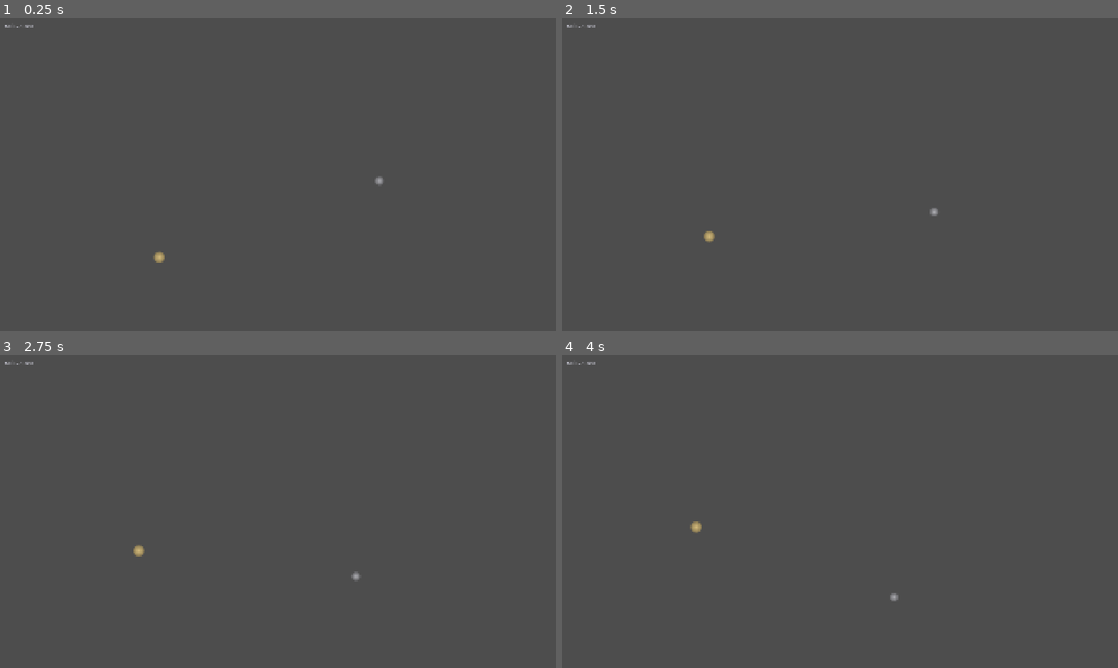
Above: before the commit, frames 1-4 (two rows, left to right).
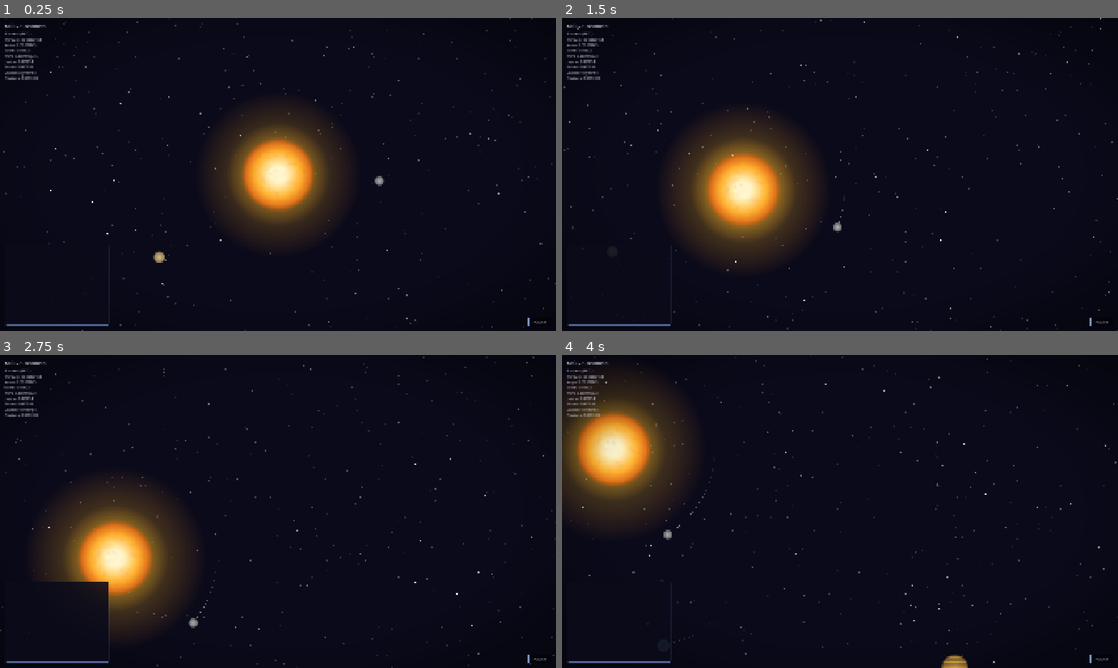
Above: after the commit, the same moments.

Repository: avantgardian/godot-space-idle
Game: Godot game, scene res://scenes/main.tscn
The game is run twice, just before and just after one commit, with the same random seed, the same clock (stepped at 60 frames per second) and the same inputs.
Inputs (mouse positions are in pixels of both pictures, inside the frame that each line leads up to):
- Up to frame 1 (0.25 s): no input
- Up to frame 2 (1.5 s): tap Enter at 0.5 s; move the mouse to (962, 158) at 0.52 s; hold Right (ui_right) 0.53-1.25 s; tap L at 0.6 s; click (962, 158) at 0.67 s; drag from (728, 190) to (812, 237) at 1.27 s
- Up to frame 3 (2.75 s): move the mouse to (333, 442) at 2.02 s; hold Right (ui_right) from 2.03 s (still down); tap L at 2.1 s
- Up to frame 4 (4 s): release Right (ui_right) at 2.75 s; drag from (812, 574) to (673, 464) at 2.77 s; move the mouse to (1006, 558) at 3.52 s; hold Left (ui_left) from 3.53 s (still down); tap L at 3.6 s

The runs differ from the first frame. In frame 1, 100% of the frame differs, in the area x 0-100%, y 0-100%; in frame 2, 100%; in frame 3, 100%; in frame 4, 100%.
Error before the commit: Parse Error: Cannot infer the type of "t" variable because the value doesn't have a set type. (res://scripts/main.gd:666)

Commit message:
Add event log panel with bordered box and padding

Diff:
--- a/scripts/main.gd
+++ b/scripts/main.gd
@@ -183,26 +183,57 @@
 	_shake_intensity = min(_shake_intensity + 12.5, 40.0)
 
 func _setup_event_log():
-	var log := VBoxContainer.new()
-	log.name = "EventLog"
-	log.position = Vector2(16, SCREEN_SIZE.y - 300)
-	log.add_theme_constant_override("separation", 2)
-	$UI.add_child(log)
+	var panel := Panel.new()
+	panel.name = "EventLogPanel"
+	panel.position = Vector2(16, SCREEN_SIZE.y - 300)
+	panel.size = Vector2(360, 280)
+	panel.clip_contents = true
+
+	var psb := StyleBoxFlat.new()
+	psb.bg_color = Color(0.04, 0.04, 0.1, 0.88)
+	psb.border_color = Color(0.35, 0.45, 0.65, 0.6)
+	psb.border_width_left = 1
+	psb.border_width_top = 1
+	psb.border_width_right = 1
+	psb.border_width_bottom = 1
+	psb.corner_radius_top_left = 4
+	psb.corner_radius_top_right = 4
+	psb.corner_radius_bottom_right = 4
+	psb.corner_radius_bottom_left = 4
+	psb.content_margin_left = 8
+	psb.content_margin_right = 8
+	psb.content_margin_top = 6
+	psb.content_margin_bottom = 6
+	panel.add_theme_stylebox_override("panel", psb)
+
+	var log_container := VBoxContainer.new()
+	log_container.name = "EventLog"
+	log_container.position = Vector2(10, 8)
+	log_container.size = Vector2(340, 264)
+	log_container.add_theme_constant_override("separation", 2)
+	panel.add_child(log_container)
+
+	$UI.add_child(panel)
 
 func _body_name(body: Node2D) -> String:
 	var idx := _find_planet_idx(body)
 	return PLANET_NAMES[idx] if idx >= 0 else "Asteroid"
 
+func _collision_msg(victim: Node2D, absorber: Node2D) -> String:
+	if _find_planet_idx(victim) < 0 or _find_planet_idx(absorber) < 0:
+		return _body_name(victim) + " collided with " + _body_name(absorber)
+	return _body_name(victim) + " was destroyed by " + _body_name(absorber)
+
 func _log_event(msg: String):
-	var log := $UI.get_node_or_null("EventLog") as VBoxContainer
-	if not log:
+	var event_log := $UI.get_node_or_null("EventLogPanel/EventLog") as VBoxContainer
+	if not event_log:
 		return
 	var lbl := Label.new()
 	lbl.text = msg
 	lbl.add_theme_font_size_override("font_size", 11)
 	lbl.add_theme_color_override("font_color", Color(0.7, 0.75, 0.85, 1.0))
-	log.add_child(lbl)
-	log.move_child(lbl, 0)
+	event_log.add_child(lbl)
+	event_log.move_child(lbl, 0)
 	_event_log_entries.append({ label = lbl, age = 0.0 })
 	while _event_log_entries.size() > MAX_LOG_ENTRIES:
 		var oldest := _event_log_entries[0]
@@ -663,7 +694,7 @@
 	for i in range(_event_log_entries.size() - 1, -1, -1):
 		var entry := _event_log_entries[i]
 		entry.age += delta
-		var t := entry.age / EVENT_LOG_DURATION
+		var t: float = entry.age / EVENT_LOG_DURATION
 		if t >= 1.0:
 			entry.label.queue_free()
 			_event_log_entries.remove_at(i)
@@ -851,7 +882,7 @@
 						_planet_data[b_idx].destroyed_by = PLANET_NAMES[a_idx] if a_idx >= 0 else "???"
 					_disable_body(b)
 					_spawn_collision_effect(a.position.lerp(b.position, 0.5), b.mass, contact_r)
-					_log_event(_body_name(b) + " was destroyed by " + _body_name(a))
+					_log_event(_collision_msg(b, a))
 				else:
 					var total: float = a.mass + b.mass
 					b._vel = (b._vel * b.mass + a._vel * a.mass) / total
@@ -862,7 +893,7 @@
 						_planet_data[a_idx].destroyed_by = PLANET_NAMES[b_idx] if b_idx >= 0 else "???"
 					_disable_body(a)
 					_spawn_collision_effect(a.position.lerp(b.position, 0.5), a.mass, contact_r)
-					_log_event(_body_name(a) + " was destroyed by " + _body_name(b))
+					_log_event(_collision_msg(a, b))
 
 func _is_body_alive(body: Node2D) -> bool:
 	if body.get_script() == _ASTEROID_SCRIPT:
